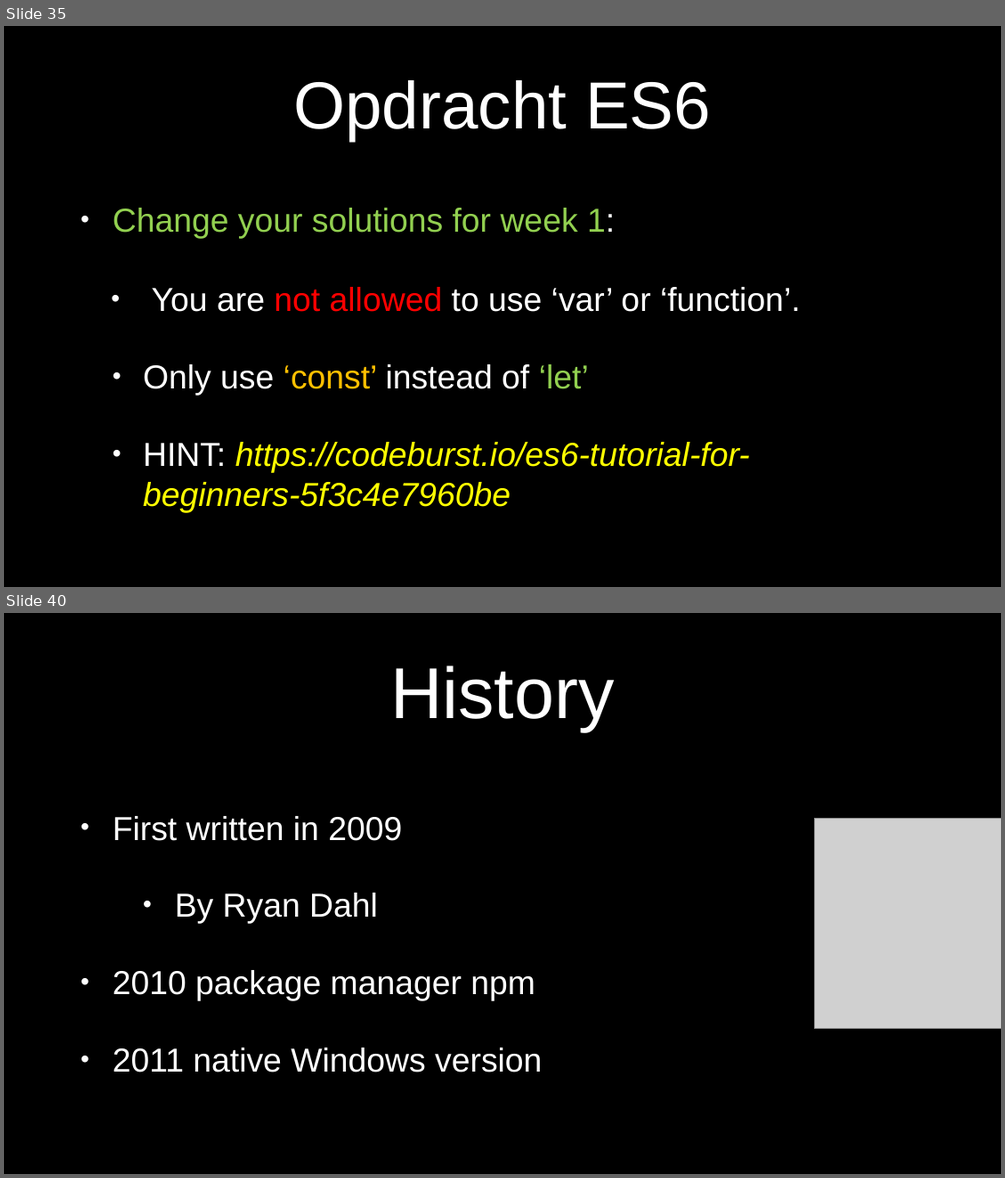
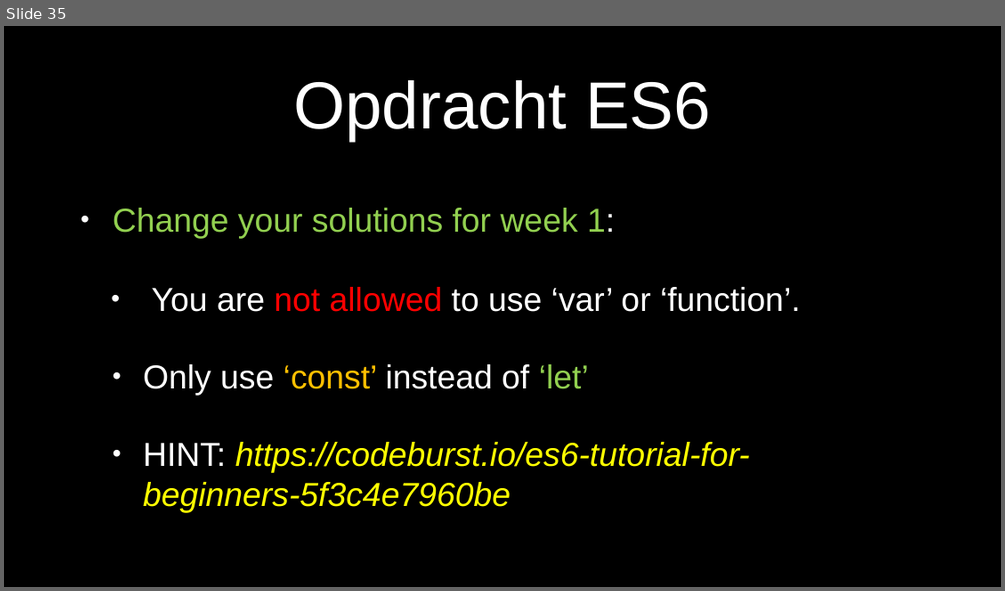
Before and after one commit to petereijgermans11/frontend-cursus, a slide deck: frontend-cursus/ 4 - ECMAScript 6 node-browser.pptx. Shown one above the other, each under a label of ours: slides 35 and 40 before the commit, slide 35 after it; the slides between them are not shown. The pictures are 1005x1178 and 1005x591 pixels, drawn with LibreOffice and Linux fonts; fonts in the diff are those of the drawing; grey boxes stand for pictures. Boxes give left, top, right and bottom in pixels: in the first picture for what was removed or moved away, otherwise in the second. Text is boxed around its words. In the diff, an @@ line names an element or a change of style, - is before the commit and + after.

```diff
--- a/frontend-cursus/ 4 - ECMAScript 6 node-browser.pptx
+++ b/frontend-cursus/ 4 - ECMAScript 6 node-browser.pptx
@@ slide 40 removed at (4, 613, 1001, 1174), background #000000 @@
@@ title removed at (390, 666, 614, 730) @@
-History
@@ text removed at (113, 816, 542, 1072) @@
-• First written in 2009
-    • By Ryan Dahl
-• 2010 package manager npm
-• 2011 native Windows version
@@ picture removed at (815, 819, 1001, 1029) @@
```
Also in this commit, not shown: 8 other slides removed, 29 other files.
